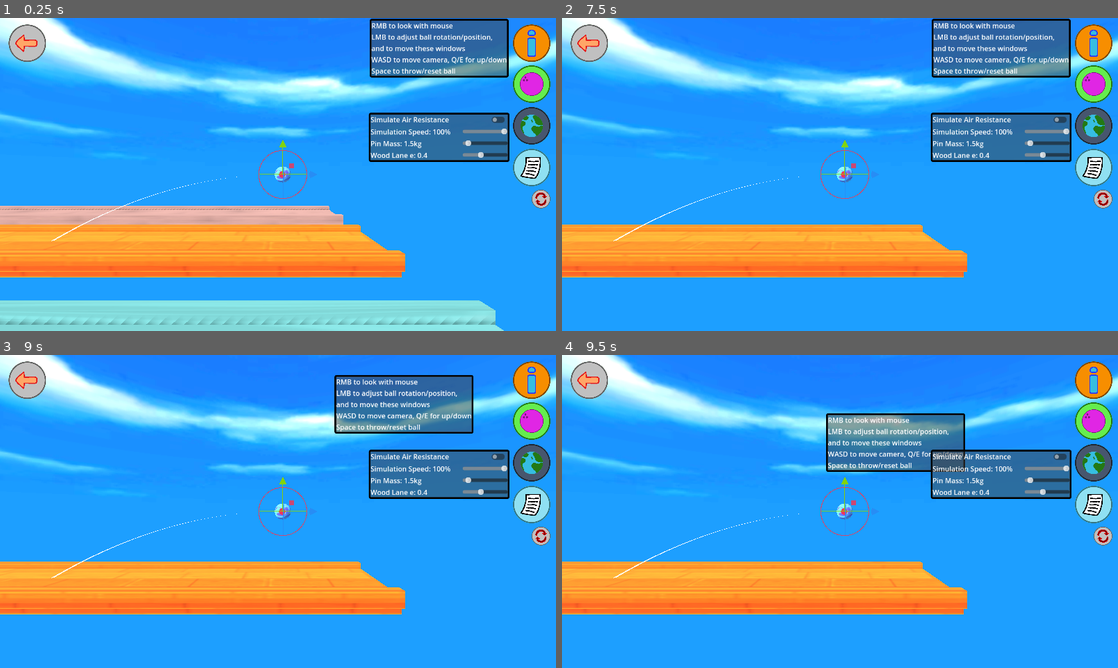
Above: before the commit, frames 1-4 (two rows, left to right).
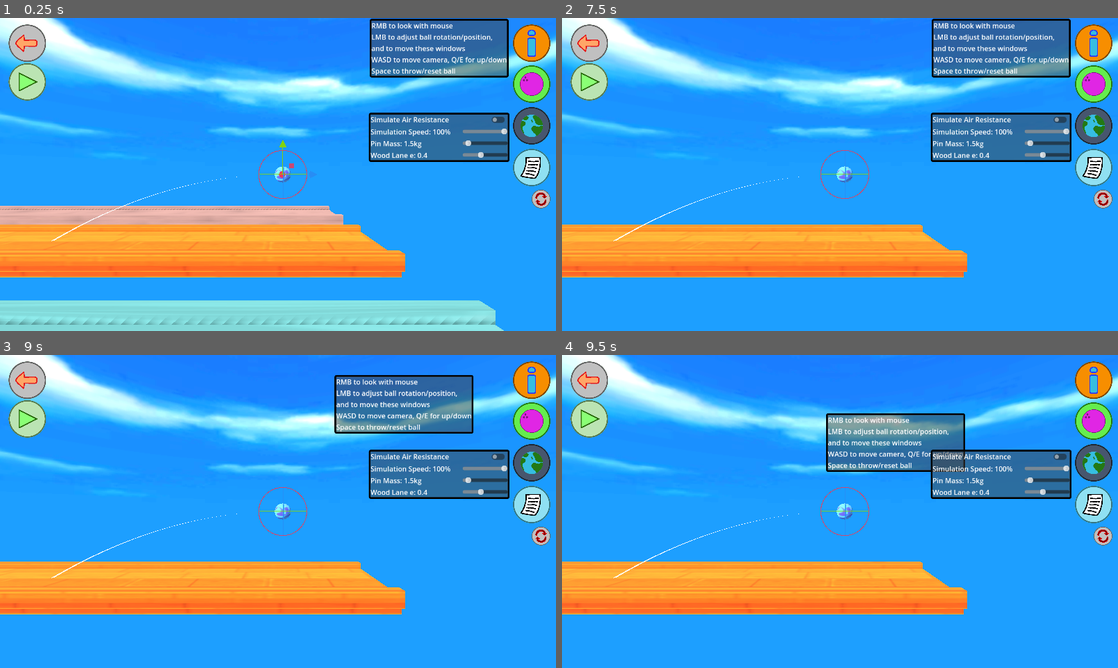
Above: after the commit, the same moments.

Repository: ErythiaSea/CMP400-PhET
Game: Godot game, scene res://Scenes/bowlingEnv.tscn
Two runs of this game, one before a commit and one after it. Both use one fixed random seed, a clock stepped at 60 frames per second and the inputs below.
Inputs (mouse positions are in pixels of both pictures, inside the frame that each line leads up to):
- Up to frame 1 (0.25 s): no input
- Up to frame 2 (7.5 s): click (589, 80) at 0.52 s; click (589, 80) at 1.27 s; click (1062, 118) at 2 s; click (1095, 43) at 2.75 s; click (1095, 83) at 3.5 s; click (1095, 127) at 4.25 s; click (1095, 168) at 5 s; click (589, 43) at 5.75 s; click "Play!" at 6.5 s; click "Projectile Motion" at 7.25 s
- Up to frame 3 (9 s): click (539, 536) at 8 s; tap Enter (ui_accept) at 8.75 s; drag from (439, 386) to (333, 442) at 8.77 s
- Up to frame 4 (9.5 s): no input

The runs differ from the first frame. In frame 1, 0.6% of the frame differs, in the area x 1-9%, y 14-27%; in frame 2, 0.7%, in the area x 1-53%, y 14-52%; in frame 3, 0.7%; in frame 4, 0.7%.

Commit message:
start of proj mot minigames

Diff:
--- a/Scenes/bowlingEnv.tscn
+++ b/Scenes/bowlingEnv.tscn
@@ -24,6 +24,7 @@
 [ext_resource type="Texture2D" uid="uid://dg2viabvy562a" path="res://GFX/formulae/cons_momentum.png" id="17_p1fxj"]
 [ext_resource type="Texture2D" uid="uid://b4ixases7qjlv" path="res://GFX/back_button.png" id="18_0liue"]
 [ext_resource type="Texture2D" uid="uid://dh25x1koml73p" path="res://GFX/reset_button.png" id="23_insud"]
+[ext_resource type="Texture2D" uid="uid://eyiqgejloe2e" path="res://GFX/play_button.png" id="25_eysce"]
 
 [sub_resource type="PanoramaSkyMaterial" id="PanoramaSkyMaterial_hymiy"]
 panorama = ExtResource("1_deeac")
@@ -80,7 +81,7 @@
 
 [sub_resource type="PhysicsMaterial" id="PhysicsMaterial_4hcwo"]
 friction = 0.08
-bounce = 1.0
+bounce = 0.4
 
 [sub_resource type="BoxMesh" id="BoxMesh_fxvee"]
 material = ExtResource("11_4hcwo")
@@ -93,6 +94,12 @@
 [sub_resource type="BoxMesh" id="BoxMesh_glwuy"]
 material = ExtResource("11_4hcwo")
 size = Vector3(17.5, 0.185, 1.1)
+
+[sub_resource type="BoxMesh" id="BoxMesh_insud"]
+size = Vector3(1, 3, 0.05)
+
+[sub_resource type="ConvexPolygonShape3D" id="ConvexPolygonShape3D_eysce"]
+points = PackedVector3Array(-0.5, -1.5, -0.025, -0.5, -1.5, 0.025, -0.5, 1.5, -0.025, 0.5, -1.5, -0.025, 0.5, -1.5, 0.025, -0.5, 1.5, 0.025, 0.5, 1.5, -0.025, 0.5, 1.5, 0.025)
 
 [node name="BowlingEnv" type="Node3D"]
 script = ExtResource("1_0fhea")
@@ -209,38 +216,50 @@
 transform = Transform3D(1, 0, 0, 0, 1, 0, 0, 0, 1, 0, 0.086, 0.565)
 shape = SubResource("BoxShape3D_fxcs8")
 
+[node name="barrier" type="StaticBody3D" parent="."]
+transform = Transform3D(1, 0, 0, 0, 0.1, 0, 0, 0, 1, 0, 0.093, -7.5)
+physics_material_override = SubResource("PhysicsMaterial_4hcwo")
+
+[node name="MeshInstance3D" type="MeshInstance3D" parent="barrier"]
+transform = Transform3D(1, 0, 0, 0, 1, 0, 0, 0, 1, 0, 1.5955117, 0)
+mesh = SubResource("BoxMesh_insud")
+
+[node name="CollisionShape3D" type="CollisionShape3D" parent="barrier"]
+transform = Transform3D(1, 0, 0, 0, 1, 0, 0, 0, 1, 0, 1.5955117, 0)
+shape = SubResource("ConvexPolygonShape3D_eysce")
+
 [node name="Pins" type="Node3D" parent="."]
-transform = Transform3D(1, 0, 0, 0, 1, 0, 0, 0, 1, 0, 0.02, 6)
+transform = Transform3D(1, 0, 0, 0, 1, 0, 0, 0, 1, 0, 0.02, 0)
 
 [node name="BowlingPin" parent="Pins" instance=ExtResource("9_lt5hn")]
-transform = Transform3D(1, 0, 0, 0, 1, 0, 0, 0, 1, 0, 0.2874456, -21.155258)
+transform = Transform3D(1, 0, 0, 0, 1, 0, 0, 0, 1, 0, 0.287, -15.155)
 
 [node name="BowlingPin2" parent="Pins" instance=ExtResource("9_lt5hn")]
-transform = Transform3D(1, 0, 0, 0, 1, 0, 0, 0, 1, -0.11149472, 0.2874456, -21.320173)
+transform = Transform3D(1, 0, 0, 0, 1, 0, 0, 0, 1, -0.111, 0.287, -15.32)
 
 [node name="BowlingPin6" parent="Pins" instance=ExtResource("9_lt5hn")]
-transform = Transform3D(1, 0, 0, 0, 1, 0, 0, 0, 1, 0.111, 0.287, -21.32)
+transform = Transform3D(1, 0, 0, 0, 1, 0, 0, 0, 1, 0.111, 0.287, -15.32)
 
 [node name="BowlingPin3" parent="Pins" instance=ExtResource("9_lt5hn")]
-transform = Transform3D(1, 0, 0, 0, 1, 0, 0, 0, 1, 0, 0.287, -21.475)
+transform = Transform3D(1, 0, 0, 0, 1, 0, 0, 0, 1, 0, 0.287, -15.475)
 
 [node name="BowlingPin4" parent="Pins" instance=ExtResource("9_lt5hn")]
-transform = Transform3D(1, 0, 0, 0, 1, 0, 0, 0, 1, -0.22476788, 0.287, -21.475)
+transform = Transform3D(1, 0, 0, 0, 1, 0, 0, 0, 1, -0.225, 0.287, -15.475)
 
 [node name="BowlingPin7" parent="Pins" instance=ExtResource("9_lt5hn")]
-transform = Transform3D(1, 0, 0, 0, 1, 0, 0, 0, 1, -0.33107448, 0.287, -21.646578)
+transform = Transform3D(1, 0, 0, 0, 1, 0, 0, 0, 1, -0.331, 0.287, -15.647)
 
 [node name="BowlingPin8" parent="Pins" instance=ExtResource("9_lt5hn")]
-transform = Transform3D(1, 0, 0, 0, 1, 0, 0, 0, 1, -0.118700385, 0.287, -21.646578)
+transform = Transform3D(1, 0, 0, 0, 1, 0, 0, 0, 1, -0.119, 0.287, -15.647)
 
 [node name="BowlingPin9" parent="Pins" instance=ExtResource("9_lt5hn")]
-transform = Transform3D(1, 0, 0, 0, 1, 0, 0, 0, 1, 0.331, 0.287, -21.647)
+transform = Transform3D(1, 0, 0, 0, 1, 0, 0, 0, 1, 0.331, 0.287, -15.647)
 
 [node name="BowlingPin10" parent="Pins" instance=ExtResource("9_lt5hn")]
-transform = Transform3D(1, 0, 0, 0, 1, 0, 0, 0, 1, 0.122710645, 0.287, -21.647)
+transform = Transform3D(1, 0, 0, 0, 1, 0, 0, 0, 1, 0.123, 0.287, -15.647)
 
 [node name="BowlingPin5" parent="Pins" instance=ExtResource("9_lt5hn")]
-transform = Transform3D(1, 0, 0, 0, 1, 0, 0, 0, 1, 0.225, 0.287, -21.475)
+transform = Transform3D(1, 0, 0, 0, 1, 0, 0, 0, 1, 0.225, 0.287, -15.475)
 
 [node name="GUIRoot" type="CanvasLayer" parent="." node_paths=PackedStringArray("air_resistance_toggle", "air_resistanc …(399 unchanged characters)…
 script = ExtResource("10_w56ka")
@@ -607,6 +626,17 @@
 ignore_texture_size = true
 stretch_mode = 4
 
+[node name="PlayButton" type="TextureButton" parent="GUIRoot"]
+offset_left = 20.0
+offset_top = 104.0
+offset_right = 106.0
+offset_bottom = 191.0
+tooltip_text = "Back to main menu"
+focus_mode = 0
+texture_normal = ExtResource("25_eysce")
+ignore_texture_size = true
+stretch_mode = 4
+
 [connection signal="body_entered" from="ForceBall" to="ForceBall" method="_on_body_entered"]
 [connection signal="pressed" from="GUIRoot/BallPanel/VBoxContainer/ResetBallContainer/ResetButton" to="." method="_on_reset_button_pressed"]
 [connection signal="value_changed" from="GUIRoot/WorldPanel/VBoxContainer/TSSliderContainer/TimeScaleSlider" to="GUIRoot" method="_on_time_scale_slider_value_changed"]
@@ -620,3 +650,4 @@
 [connection signal="pressed" from="GUIRoot/EquationButton" to="GUIRoot" method="_on_equation_button_pressed"]
 [connection signal="pressed" from="GUIRoot/ResetWindowsButton" to="GUIRoot" method="_on_reset_windows_button_pressed"]
 [connection signal="pressed" from="GUIRoot/BackButton" to="GUIRoot" method="_on_back_button_pressed"]
+[connection signal="pressed" from="GUIRoot/PlayButton" to="." method="_on_play_button_pressed"]
--- a/Scenes/bowling_env.gd
+++ b/Scenes/bowling_env.gd
@@ -7,20 +7,36 @@
 @onready var _lane_wood: StaticBody3D = $laneWood
 @onready var _lane_cloth: StaticBody3D = $laneCloth
 @onready var _lane_rubber: StaticBody3D = $laneRubber
+@onready var _barrier: StaticBody3D = $barrier
 
 var pin_pos: Dictionary[RigidBody3D, Vector3]
 var fired: bool = false
 
 # Called when the node enters the scene tree for the first time.
 func _ready() -> void:
+	_barrier.hide()
+	_barrier.process_mode = Node.PROCESS_MODE_DISABLED
+
 	_gizmo.select(_bowling_ball)
-	for pin in $Pins.get_children() as Array[RigidBody3D]:
-		pin_pos[pin] = pin.position
 	if (GameManager.current_gamemode != GameManager.freeplay and GameManager.current_gamemode != GameManager.e_coeff):
 		_lane_cloth.hide();
 		_lane_cloth.process_mode = Node.PROCESS_MODE_DISABLED
 		_lane_rubber.hide();
 		_lane_rubber.process_mode = Node.PROCESS_MODE_DISABLED
+	if (GameManager.current_gamemode == GameManager.proj_mtn):
+		_barrier.show()
+		_barrier.process_mode = Node.PROCESS_MODE_INHERIT
+		_gizmo.mode -= _gizmo.ToolMode.MOVE
+
+		var con = false;
+		for pin in $Pins.get_children() as Array[RigidBody3D]:
+			if (!con):
+				con = true
+				continue
+			pin.queue_free()
+
+	for pin in $Pins.get_children() as Array[RigidBody3D]:
+		pin_pos[pin] = pin.position
 
 # Called every frame. 'delta' is the elapsed time since the previous frame.
 func _process(delta: float) -> void:
@@ -30,6 +46,7 @@
 			_bowling_ball.fire()
 			_gizmo.deselect(_bowling_ball)
 			_traj_line.toggle_aim(false)
+			_traj_line.show()
 		else:
 			reset_scene(false)
 
@@ -46,6 +63,16 @@
 		pin.angular_velocity = Vector3.ZERO
 		pin.rotation = Vector3.ZERO
 
+func _construct_lob_setup() -> void:
+	var dist = randf_range(0.4, 2.0)
+	var barrier_y_scale = randf_range(0.3, 1.5)
+
+	_barrier.scale.y = barrier_y_scale
+	_bowling_ball.position.z = _barrier.position.z + dist
+	_bowling_ball.position.y = 0.2
+	$Pins.get_child(0).position.z = _barrier.position.z - dist
+	_traj_line.hide()
+
 func _on_reset_button_pressed() -> void:
 	reset_scene(true)
 
@@ -55,3 +82,9 @@
 
 func _on_wood_e_slider_value_changed(value: float) -> void:
 	_lane_wood.physics_material_override.bounce = value
+
+func _on_play_button_pressed() -> void:
+	if (GameManager.current_gamemode == GameManager.proj_mtn):
+		_construct_lob_setup()
+	else:
+		push_warning("no function for this button in this mode yet!")
Binary file added: GFX/play_button.png
Not shown, added: GFX/play_button.png.import
Not shown: 1 places in Scenes/bowlingEnv.tscn that only renumber resources
